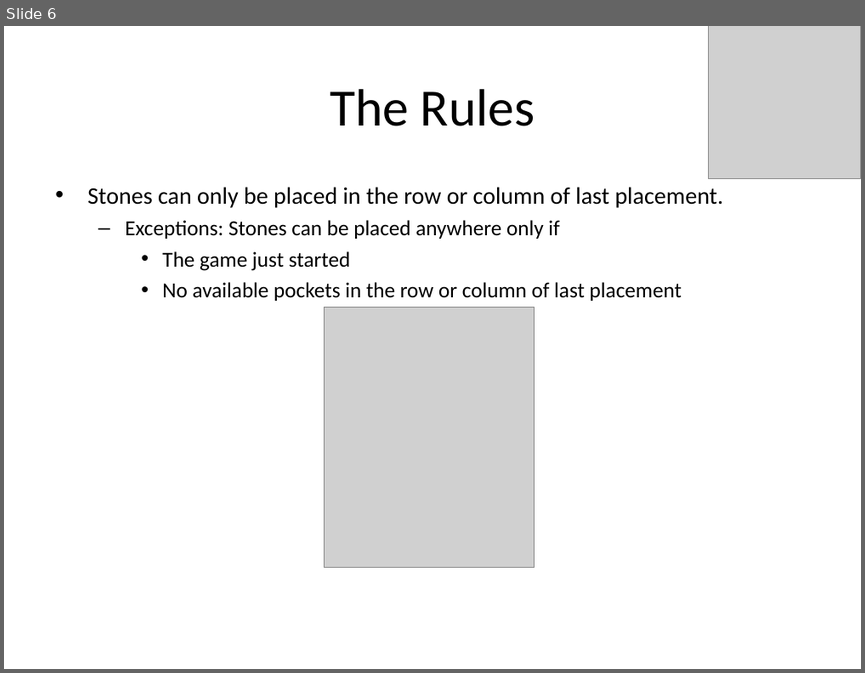
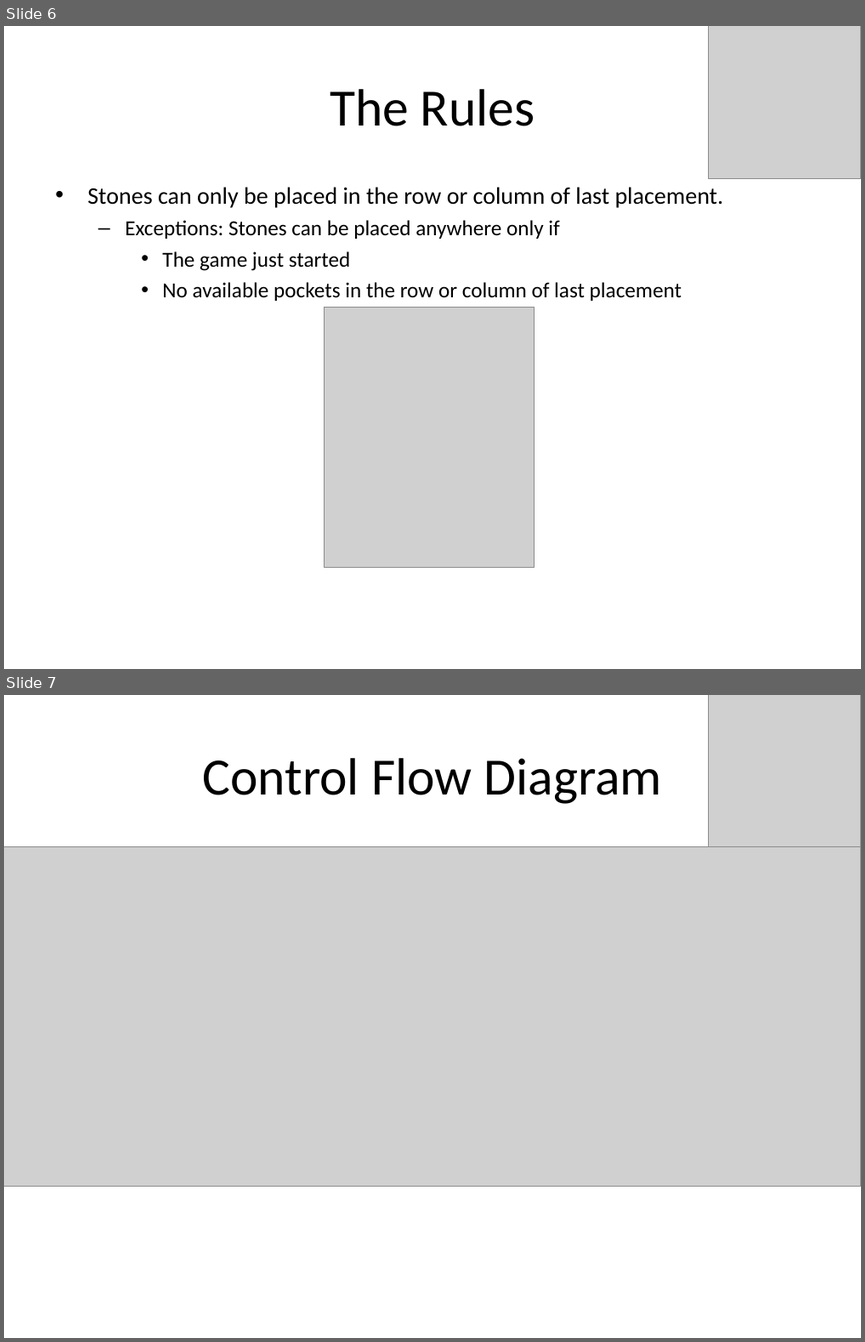
Before and after one commit to Viveckh/ThreeStones, a slide deck: docs/Stones - Presentation.ppt. Shown one above the other, each under a label of ours: slide 6 before the commit, slides 6 and 7 after it. The pictures are 865x673 and 865x1342 pixels, drawn with LibreOffice and Linux fonts; fonts in the diff are those of the drawing; grey boxes stand for pictures; background and template pictures are left out. Boxes give left, top, right and bottom in pixels: in the first picture for what was removed or moved away, otherwise in the second. Text is boxed around its words. In the diff, an @@ line names an element or a change of style, - is before the commit and + after.

```diff
--- a/docs/Stones - Presentation.ppt
+++ b/docs/Stones - Presentation.ppt
@@ slide 7 added at (4,695,861,1338), background picture (left out) @@
@@ picture added at (709,695,861,847) @@
@@ title added at (202,758,662,804), 44 pt, text #000000 @@
+Control Flow Diagram
@@ picture added at (4,846,861,1186) @@
```
Also in this commit, not shown: 1 slide removed, 15 other files.
